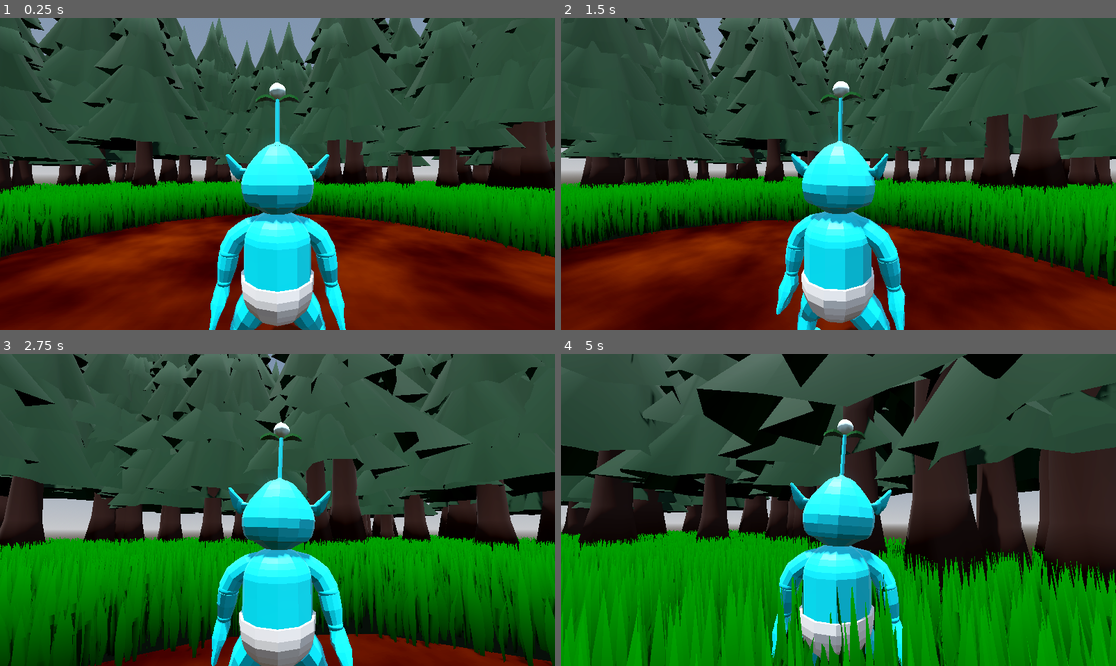
Above: before the commit, frames 1-4 (two rows, left to right).
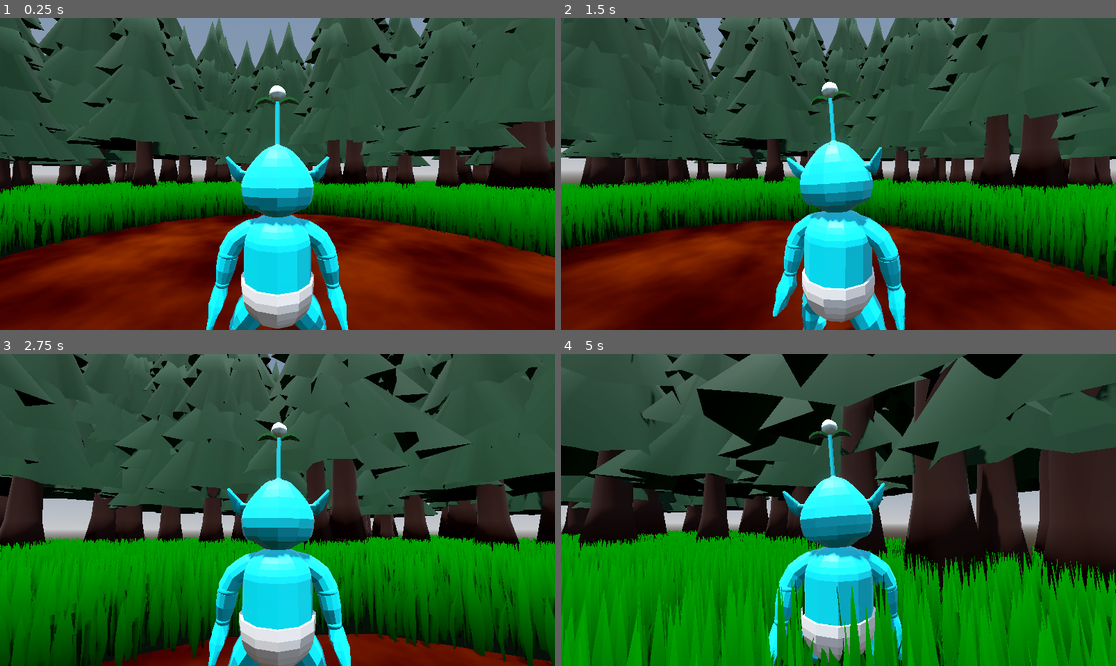
Above: after the commit, the same moments.

Repository: Mushroom-Queen/AlienBaby
Game: Godot game, scene res://level.tscn
Two runs of this game, one before a commit and one after it. Both use one fixed random seed, a clock stepped at 60 frames per second and the inputs below.
Inputs (mouse positions are in pixels of both pictures, inside the frame that each line leads up to):
- Up to frame 1 (0.25 s): no input
- Up to frame 2 (1.5 s): tap Enter (ui_accept) at 0.5, 0.77 s; move the mouse to (866, 174) at 0.52 s; hold W (forward) from 0.53 s (still down); move the mouse to (810, 174) at 1.27 s
- Up to frame 3 (2.75 s): keep holding W (forward); tap Enter (ui_accept) at 1.52 s; move the mouse to (288, 503) at 2.02 s
- Up to frame 4 (5 s): keep holding W (forward); move the mouse to (832, 516) at 2.77 s; tap Enter (ui_accept) at 3.02, 3.77, 4.52 s; move the mouse to (877, 513) at 3.52 s; move the mouse to (794, 506) at 4.27 s

The runs differ from the first frame. In frame 1, 3.1% of the frame differs, in the area x 37-63%, y 20-100%; in frame 2, 3.3%; in frame 3, 1.4%; in frame 4, 4.1%, in the area x 37-62%, y 20-100%.

Commit message:
faster walk animation.

Diff:
--- a/player.gd
+++ b/player.gd
@@ -39,6 +39,6 @@
 		velocity.x = lerp(velocity.x, 0.0, LERP_VAL)
 		velocity.z = lerp(velocity.z, 0.0, LERP_VAL)
 
-	anim_tree.set("parameters/BlendSpace1D/blend_position", velocity.length() / SPEED)
+	anim_tree.set("parameters/walk/blend_position", velocity.length() / SPEED)
 
 	move_and_slide()
--- a/player.tscn
+++ b/player.tscn
@@ -6,6 +6,8 @@
 [sub_resource type="CapsuleShape3D" id="CapsuleShape3D_xn0j4"]
 radius = 0.53
 height = 3.11
+
+[sub_resource type="AnimationNodeTimeScale" id="AnimationNodeTimeScale_y0wgw"]
 
 [sub_resource type="AnimationNodeAnimation" id="AnimationNodeAnimation_28uqa"]
 animation = &"idle"
@@ -21,10 +23,12 @@
 min_space = 0.0
 
 [sub_resource type="AnimationNodeBlendTree" id="AnimationNodeBlendTree_1a343"]
-graph_offset = Vector2(-470, 16)
-nodes/BlendSpace1D/node = SubResource("AnimationNodeBlendSpace1D_qkllj")
-nodes/BlendSpace1D/position = Vector2(22, 150)
-node_connections = [&"output", 0, &"BlendSpace1D"]
+graph_offset = Vector2(-322, 104)
+nodes/TimeScale/node = SubResource("AnimationNodeTimeScale_y0wgw")
+nodes/TimeScale/position = Vector2(40, 140)
+nodes/walk/node = SubResource("AnimationNodeBlendSpace1D_qkllj")
+nodes/walk/position = Vector2(-220, 120)
+node_connections = [&"TimeScale", 0, &"walk", &"output", 0, &"TimeScale"]
 
 [node name="player" type="CharacterBody3D"]
 transform = Transform3D(1, 0, 0, 0, 1, 0, 0, 0, 1, 0, 1, 0)
@@ -39,20 +43,21 @@
 
 [node name="Skeleton3D" parent="player/Armature" index="0"]
 transform = Transform3D(-1, 0, -8.74228e-08, 0, 1, 0, 8.74228e-08, 0, -1, 0, 0, 0)
-bones/0/position = Vector3(0, 1.82117, 0)
-bones/1/rotation = Quaternion(-0.000340939, 6.79695e-06, 0.000231822, 1)
-bones/2/rotation = Quaternion(0.000340939, -6.91616e-06, -0.000231822, 1)
-bones/5/rotation = Quaternion(-0.660881, -0.251468, 0.660881, -0.251468)
+bones/0/position = Vector3(0.0557094, 1.93442, 0.0557094)
+bones/1/rotation = Quaternion(-0.000340953, -6.5568e-06, 0.0393771, 0.999224)
+bones/2/rotation = Quaternion(0.000340939, -6.91616e-06, -0.000231824, 1)
+bones/3/rotation = Quaternion(-2.91033e-11, -2.58047e-17, 5.49258e-12, 1)
+bones/5/rotation = Quaternion(-0.632956, -0.183506, 0.68288, -0.315224)
 bones/7/position = Vector3(0.61468, 0.208478, 0.0172493)
-bones/7/rotation = Quaternion(0.0421472, 0.169173, 0.951843, -0.25219)
-bones/8/rotation = Quaternion(-0.294603, 0.109466, -0.188674, 0.930391)
-bones/9/rotation = Quaternion(0.691392, -0.0550879, -0.0389403, 0.719324)
-bones/10/rotation = Quaternion(0.660906, -0.251402, 0.660906, 0.251402)
-bones/12/rotation = Quaternion(-0.0390786, 0.181417, 0.949627, 0.252527)
-bones/13/rotation = Quaternion(-0.318833, -0.112661, 0.207376, 0.917959)
-bones/14/rotation = Quaternion(0.701985, 0.0489623, 0.0208186, 0.710202)
-bones/16/position = Vector3(1.20214, 0.37625, 0.045941)
-bones/18/position = Vector3(-1.20214, 0.37625, 0.045941)
+bones/7/rotation = Quaternion(0.0418071, 0.130366, 0.965466, -0.221659)
+bones/8/rotation = Quaternion(-0.252473, 0.112933, -0.161826, 0.947267)
+bones/9/rotation = Quaternion(0.688414, -0.0628477, -0.0292992, 0.721995)
+bones/10/rotation = Quaternion(0.673184, -0.284177, 0.64749, 0.216387)
+bones/12/rotation = Quaternion(-0.0100864, 0.362496, 0.885679, 0.289943)
+bones/13/rotation = Quaternion(-0.39834, -0.108351, 0.259321, 0.87312)
+bones/14/rotation = Quaternion(0.631797, 0.0891083, 0.0119782, 0.769902)
+bones/16/position = Vector3(1.20214, 0.436454, 0.045941)
+bones/18/position = Vector3(-1.20214, 0.681175, 0.569306)
 bones/18/rotation = Quaternion(0.00875622, 0.70983, -0.704263, -0.00882544)
 
 [node name="SpringArmPivot" type="Node3D" parent="."]
@@ -67,6 +72,7 @@
 root_node = NodePath("../player")
 tree_root = SubResource("AnimationNodeBlendTree_1a343")
 anim_player = NodePath("../player/AnimationPlayer")
-parameters/BlendSpace1D/blend_position = 0
+parameters/TimeScale/scale = 4.43
+parameters/walk/blend_position = 1.0
 
 [editable path="player"]
Not shown: 1 places in player.tscn that only renumber resources
